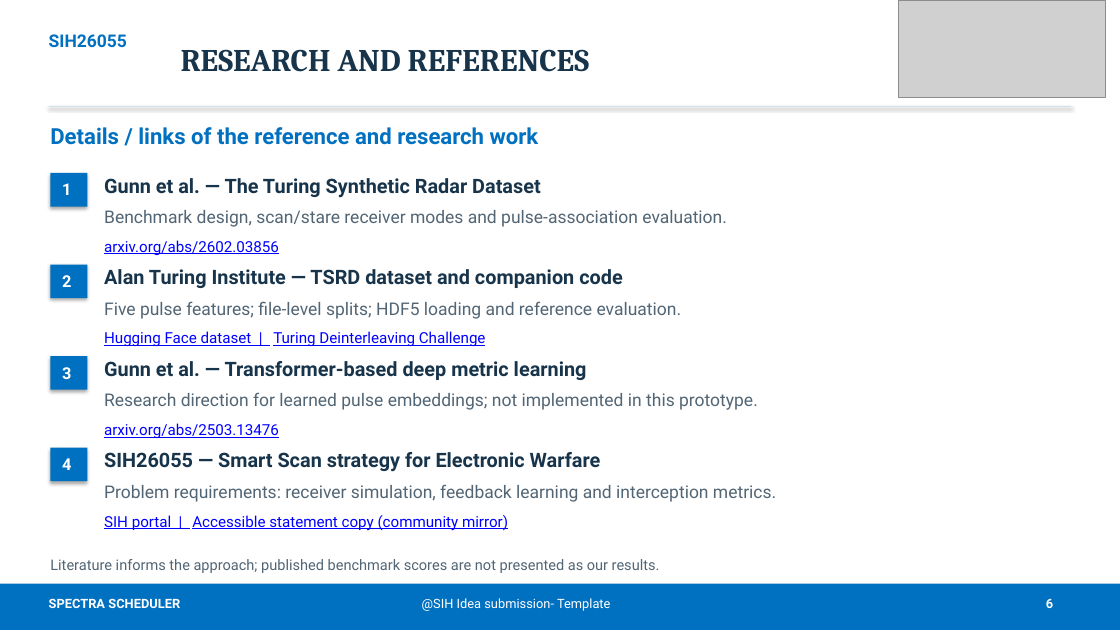
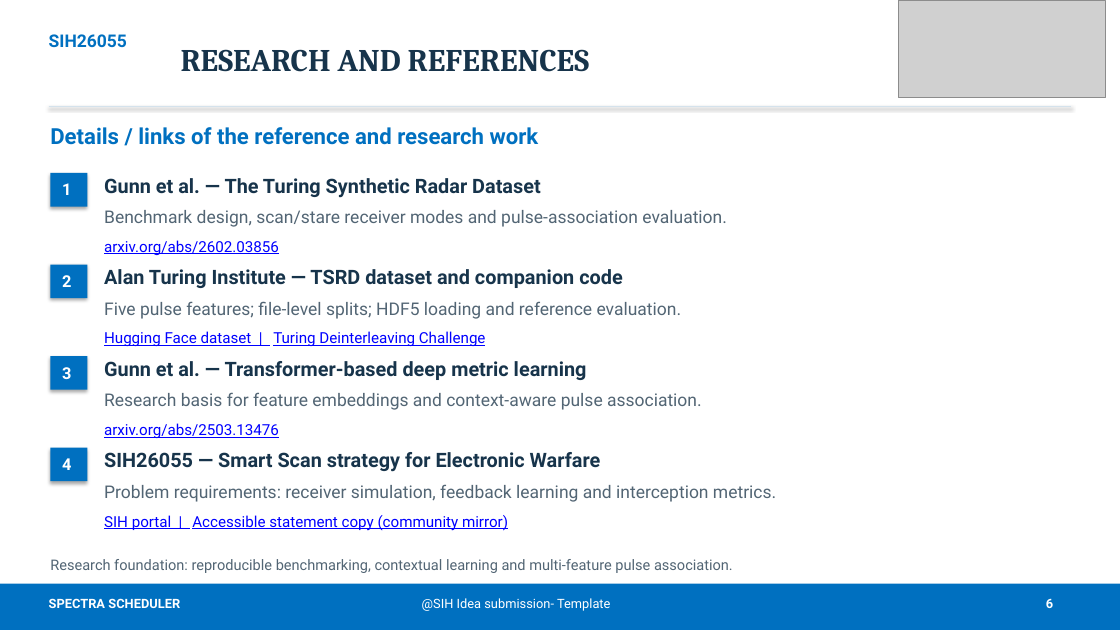
Before and after one commit to Siwach777/spectra-scheduler, a slide deck: slide 6 of ppt/Spectra-Scheduler-SIH2026.pptx. Drawn at 1120x630 pixels with LibreOffice and Linux fonts; fonts in the diff are those of the drawing; grey boxes stand for pictures. Boxes give left, top, right and bottom in pixels: in the first picture for what was removed or moved away, otherwise in the second. Text is boxed around its words. In the diff, an @@ line names an element or a change of style, - is before the commit and + after.

```diff
--- a/ppt/Spectra-Scheduler-SIH2026.pptx
+++ b/ppt/Spectra-Scheduler-SIH2026.pptx
@@ text at box(104, 392, 702, 410): text changed @@
-Research direction for learned pulse embeddings; not implemented in this prototype.
+Research basis for feature embeddings and context-aware pulse association.
@@ text at box(50, 559, 733, 573): text changed @@
-Literature informs the approach; published benchmark scores are not presented as our results.
+Research foundation: reproducible benchmarking, contextual learning and multi-feature pulse association.
```
Also in this commit, not shown: 5 other slides changed, 3 other files.
